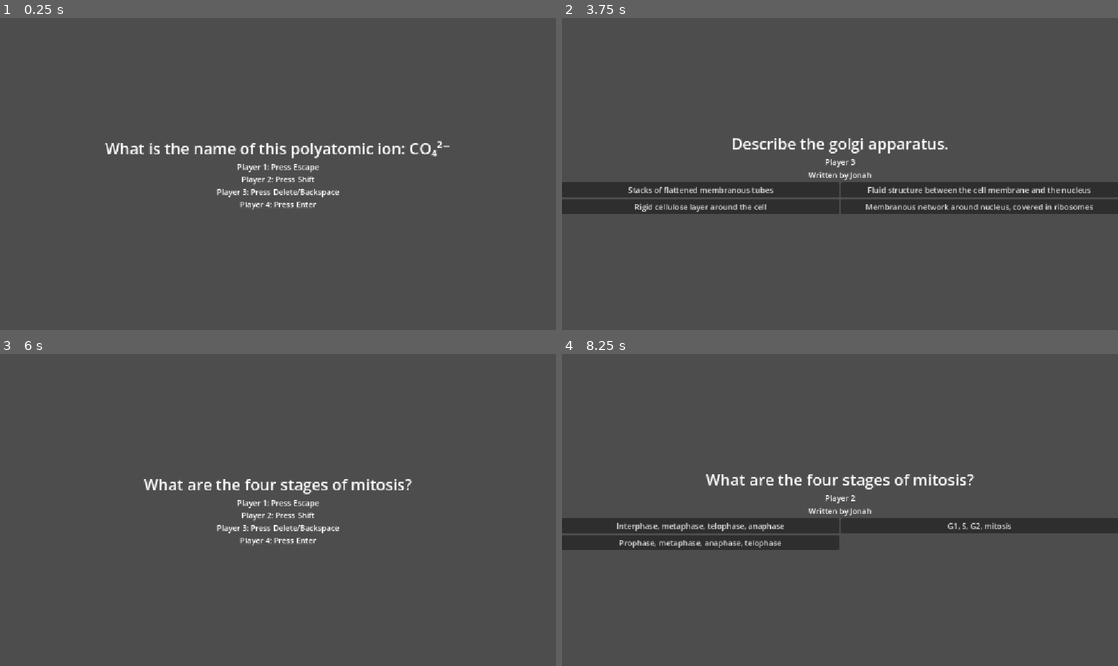
Above: before the commit, frames 1-4 (two rows, left to right).
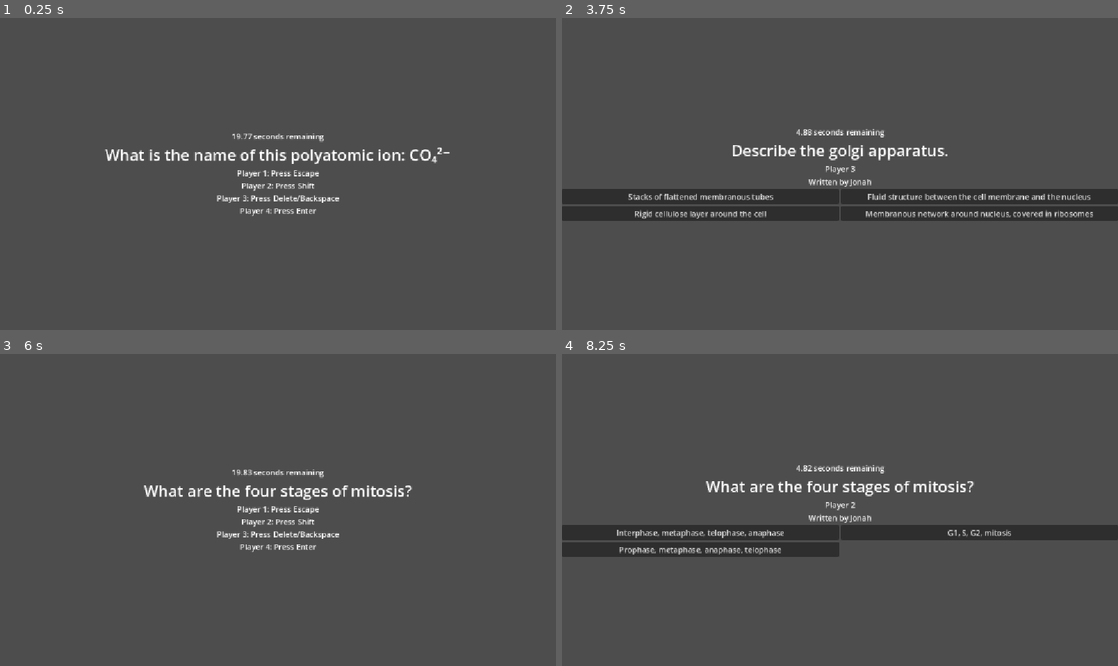
Above: after the commit, the same moments.

Repository: jonahmakowski/science-summative-game
Game: Godot game, scene res://Scenes/main.tscn
The game is run twice, just before and just after one commit, with the same random seed, the same clock (stepped at 60 frames per second) and the same inputs.
Inputs:
- Up to frame 1 (0.25 s): no input
- Up to frame 2 (3.75 s): tap Enter (player_4_buzzer) at 0.5 s; hold Shift (player_2_buzzer) 0.53-1.25 s; click "Carbonate" at 1.25 s; click "Leave" at 2 s; click "Continue" at 2.75 s; tap Space at 3.5 s; tap Backspace (player_3_buzzer) at 3.6 s
- Up to frame 3 (6 s): click "Fluid structure between the c…" at 4.25 s; click "Leave" at 5 s; click "Continue" at 5.75 s
- Up to frame 4 (8.25 s): tap Enter (player_4_buzzer) at 6.5 s; hold Enter (player_4_buzzer) 6.53-7.28 s; tap Space at 7.25 s; tap I at 7.35 s; hold Shift (player_2_buzzer) from 8.03 s (still down)

The runs differ from the first frame. In frame 1, 3.3% of the frame differs, in the area x 18-81%, y 36-64%; in frame 2, 8.6%, in the area x 0-100%, y 35-66%; in frame 3, 2.9%; in frame 4, 7.6%.

Commit message:
Basic prototype should work

Diff:
--- a/Scenes/main.gd
+++ b/Scenes/main.gd
@@ -2,6 +2,7 @@
 
 enum state {
 	BUZZER,
+	NO_BUZZER,
 	QUESTION,
 	KICKED,
 	CAN_LEAVE,
@@ -13,18 +14,29 @@
 	KICKED,
 }
 
+const BUZZER_TIME = 20
+const OPTION_TIME = 5
+
 @export var option_scene: PackedScene
+@export var timer: Timer
 @export_group("Buzzer", "buzzer")
 @export var buzzer: Control
 @export var buzzer_question: Label
+@export var buzzer_timer_label: Label
+@export_group("No Buzzer", "nobuzzer")
+@export var nobuzzer: Control
+@export var nobuzzer_label: Label
+@export var nobuzzer_button: Button
 @export_group("Question", "question")
 @export var question: Control
 @export var question_question: Label
 @export var question_player: Label
 @export var question_writer: Label
 @export var question_option_container: GridContainer
+@export var question_timer_label: Label
 @export_group("Kicked", "kicked")
 @export var kicked: Control
+@export var kicked_label: Label
 @export var kicked_player: Label
 @export var kicked_leave_button: Button
 @export_group("Can Leave", "canleave")
@@ -44,7 +56,11 @@
 ## The current player number 1, 2, 3, 4
 var current_player := 0
 var money: Dictionary[int, int] = { 1: 0, 2: 0, 3: 0, 4: 0 }
-var running_players: Dictionary[int, player_status] = { 1: player_status.PLAYING, 2: player_status.PLAYING, 3: player_status.PLAYING, 4: player_status.PLAYING }
+var running_players: Dictionary[int, player_status] = { 1: player_status.PLAYING, 2: player_status.PLAYING, 3: player_status.PLAYING, 4: player_status.PLAYING }:
+	set(new):
+		var old = running_players.duplicate()
+		running_players = new
+		_new_round_checks(old, running_players)
 var current_money := 500
 
 @onready var current_question: Question = _get_new_question()
@@ -55,10 +71,19 @@
 
 	kicked_leave_button.pressed.connect(_player_kicked_button_pressed)
 
+	nobuzzer_button.pressed.connect(func(): current_state = state.SCORE)
+
 	canleave_leave_button.pressed.connect(_player_left)
 	canleave_stay_button.pressed.connect(func(): current_state = state.SCORE)
 
 	score_continue_button.pressed.connect(func(): current_state = state.BUZZER)
+
+	timer.timeout.connect(_timer_up)
+
+
+func _process(_delta: float) -> void:
+	buzzer_timer_label.text = "%.2f seconds remaining" % timer.time_left
+	question_timer_label.text = "%.2f seconds remaining" % timer.time_left
 
 
 func _input(event: InputEvent) -> void:
@@ -79,6 +104,7 @@
 
 func _update_state():
 	buzzer.hide()
+	nobuzzer.hide()
 	question.hide()
 	kicked.hide()
 	canleave.hide()
@@ -87,8 +113,14 @@
 	match current_state:
 		state.BUZZER:
 			_get_new_question()
+			timer.start(BUZZER_TIME)
 			buzzer.show()
+		state.NO_BUZZER:
+			nobuzzer.show()
+			nobuzzer_label.text = "Everyone loses %d money!" % int(current_money / 2.)
+			_no_buzzer_lose_money()
 		state.QUESTION:
+			timer.start(OPTION_TIME)
 			question.show()
 			question_player.text = "Player %d" % current_player
 		state.KICKED:
@@ -99,8 +131,8 @@
 			canleave.show()
 			canleave_money.text = "You have %d money!" % money[current_player]
 		state.SCORE:
+			_do_score()
 			score.show()
-			_do_score()
 
 
 func _get_new_question():
@@ -160,12 +192,19 @@
 		score_box.add_child(status_label)
 
 
+func _no_buzzer_lose_money():
+	for player in running_players.keys():
+		if running_players[player] == player_status.PLAYING:
+			money[player] -= int(current_money / 2.)
+
+
 func _handle_correct():
 	money[current_player] += current_money
 	current_state = state.CAN_LEAVE
 
 
 func _handle_incorrect():
+	kicked_label.text = "You have been kicked!"
 	current_state = state.KICKED
 
 
@@ -176,3 +215,39 @@
 func _player_left():
 	running_players[current_player] = player_status.LEFT
 	current_state = state.SCORE
+
+
+func _new_round_checks(old: Dictionary[int, player_status], new: Dictionary[int, player_status]):
+	var changed: Dictionary[int, player_status] = { }
+	var existing_players := 0
+	var living_player := 0
+
+	for player in new.keys():
+		if new[player] != old[player]:
+			changed[player] = new[player]
+
+	for player in new.keys():
+		if new[player] == player_status.PLAYING:
+			existing_players += 1
+			living_player = player
+
+	if existing_players > 1:
+		return
+	elif existing_players <= 0:
+		push_error("Less than one player remaining")
+		return
+
+	print("Game Over!")
+	if changed[changed.keys()[0]] == player_status.LEFT:
+		running_players[living_player] = player_status.KICKED
+	elif changed[changed.keys()[0]] == player_status.KICKED:
+		running_players[living_player] = player_status.LEFT
+	print(running_players)
+
+
+func _timer_up():
+	if current_state == state.QUESTION:
+		kicked_label.text = "You have run out of time!"
+		current_state = state.KICKED
+	elif current_state == state.BUZZER:
+		current_state = state.NO_BUZZER
--- a/Scenes/main.tscn
+++ b/Scenes/main.tscn
@@ -3,7 +3,7 @@
 [ext_resource type="Script" uid="uid://cskr2fj78fnb1" path="res://Scenes/main.gd" id="1_jjgbg"]
 [ext_resource type="PackedScene" uid="uid://cigsf2qfyr2pc" path="res://Scenes/option.tscn" id="2_bo1nx"]
 
-[node name="Main" type="Control" unique_id=1974071415 node_paths=PackedStringArray("buzzer", "buzzer_question", "question", "question_question", "question_player", "question_writer", "question_option_container", "kicked", "kicked_player", "kicked_leave_button …(129 unchanged characters)…
+[node name="Main" type="Control" unique_id=1974071415 node_paths=PackedStringArray("timer", "buzzer", "buzzer_question", "buzzer_timer_label", "nobuzzer", "nobuzzer_label", "nobuzzer_button", "question", "question_question", "question_player", "question_writer", "question_option_container", "question_timer_label", "kicked", "kicked_label", "kicked_player", "kicked_leave_button …(129 unchanged characters)…
 layout_mode = 3
 anchors_preset = 15
 anchor_right = 1.0
@@ -12,14 +12,21 @@
 grow_vertical = 2
 script = ExtResource("1_jjgbg")
 option_scene = ExtResource("2_bo1nx")
+timer = NodePath("Timer")
 buzzer = NodePath("Buzzer")
 buzzer_question = NodePath("Buzzer/VBoxContainer/Question")
+buzzer_timer_label = NodePath("Buzzer/VBoxContainer/Timer")
+nobuzzer = NodePath("NoBuzzer")
+nobuzzer_label = NodePath("NoBuzzer/VBoxContainer/Label")
+nobuzzer_button = NodePath("NoBuzzer/VBoxContainer/Button")
 question = NodePath("Question")
 question_question = NodePath("Question/VBoxContainer2/Question")
 question_player = NodePath("Question/VBoxContainer2/Player")
 question_writer = NodePath("Question/VBoxContainer2/Writer")
 question_option_container = NodePath("Question/VBoxContainer2/QuestionContainer")
+question_timer_label = NodePath("Question/VBoxContainer2/Timer")
 kicked = NodePath("Kicked")
+kicked_label = NodePath("Kicked/VBoxContainer2/Label")
 kicked_player = NodePath("Kicked/VBoxContainer2/Player")
 kicked_leave_button = NodePath("Kicked/VBoxContainer2/LeaveButton")
 canleave = NodePath("CanLeave")
@@ -31,7 +38,6 @@
 score_continue_button = NodePath("Score/VBoxContainer/ContinueButton")
 
 [node name="Buzzer" type="Control" parent="." unique_id=587799907]
-visible = false
 layout_mode = 1
 anchors_preset = 15
 anchor_right = 1.0
@@ -47,6 +53,11 @@
 grow_horizontal = 2
 grow_vertical = 2
 alignment = 1
+
+[node name="Timer" type="Label" parent="Buzzer/VBoxContainer" unique_id=497955948]
+layout_mode = 2
+horizontal_alignment = 1
+vertical_alignment = 1
 
 [node name="Question" type="Label" parent="Buzzer/VBoxContainer" unique_id=998016397]
 layout_mode = 2
@@ -63,6 +74,48 @@
 Player 4: Press Enter"
 horizontal_alignment = 1
 
+[node name="NoBuzzer" type="Control" parent="." unique_id=494830245]
+visible = false
+layout_mode = 1
+anchors_preset = 15
+anchor_right = 1.0
+anchor_bottom = 1.0
+grow_horizontal = 2
+grow_vertical = 2
+
+[node name="VBoxContainer" type="VBoxContainer" parent="NoBuzzer" unique_id=1961408961]
+layout_mode = 1
+anchors_preset = 15
+anchor_right = 1.0
+anchor_bottom = 1.0
+grow_horizontal = 2
+grow_vertical = 2
+alignment = 1
+
+[node name="Spacer" type="Control" parent="NoBuzzer/VBoxContainer" unique_id=1819089338]
+layout_mode = 2
+size_flags_vertical = 3
+
+[node name="Label2" type="Label" parent="NoBuzzer/VBoxContainer" unique_id=2037110171]
+layout_mode = 2
+theme_override_font_sizes/font_size = 32
+text = "Nobody hit the buzzer!"
+horizontal_alignment = 1
+vertical_alignment = 1
+
+[node name="Label" type="Label" parent="NoBuzzer/VBoxContainer" unique_id=723924636]
+layout_mode = 2
+text = "Everyone loses x money!"
+horizontal_alignment = 1
+
+[node name="Spacer2" type="Control" parent="NoBuzzer/VBoxContainer" unique_id=293499836]
+layout_mode = 2
+size_flags_vertical = 3
+
+[node name="Button" type="Button" parent="NoBuzzer/VBoxContainer" unique_id=2097635435]
+layout_mode = 2
+text = "Continue"
+
 [node name="Question" type="Control" parent="." unique_id=1370543564]
 visible = false
 layout_mode = 1
@@ -80,6 +133,11 @@
 grow_horizontal = 2
 grow_vertical = 2
 alignment = 1
+
+[node name="Timer" type="Label" parent="Question/VBoxContainer2" unique_id=1760696797]
+layout_mode = 2
+horizontal_alignment = 1
+vertical_alignment = 1
 
 [node name="Question" type="Label" parent="Question/VBoxContainer2" unique_id=1388963023]
 layout_mode = 2
@@ -182,6 +240,7 @@
 text = "Stay"
 
 [node name="Score" type="Control" parent="." unique_id=992171548]
+visible = false
 layout_mode = 1
 anchors_preset = 15
 anchor_right = 1.0
@@ -212,3 +271,6 @@
 [node name="ContinueButton" type="Button" parent="Score/VBoxContainer" unique_id=238126669]
 layout_mode = 2
 text = "Continue"
+
+[node name="Timer" type="Timer" parent="." unique_id=895452485]
+one_shot = true
